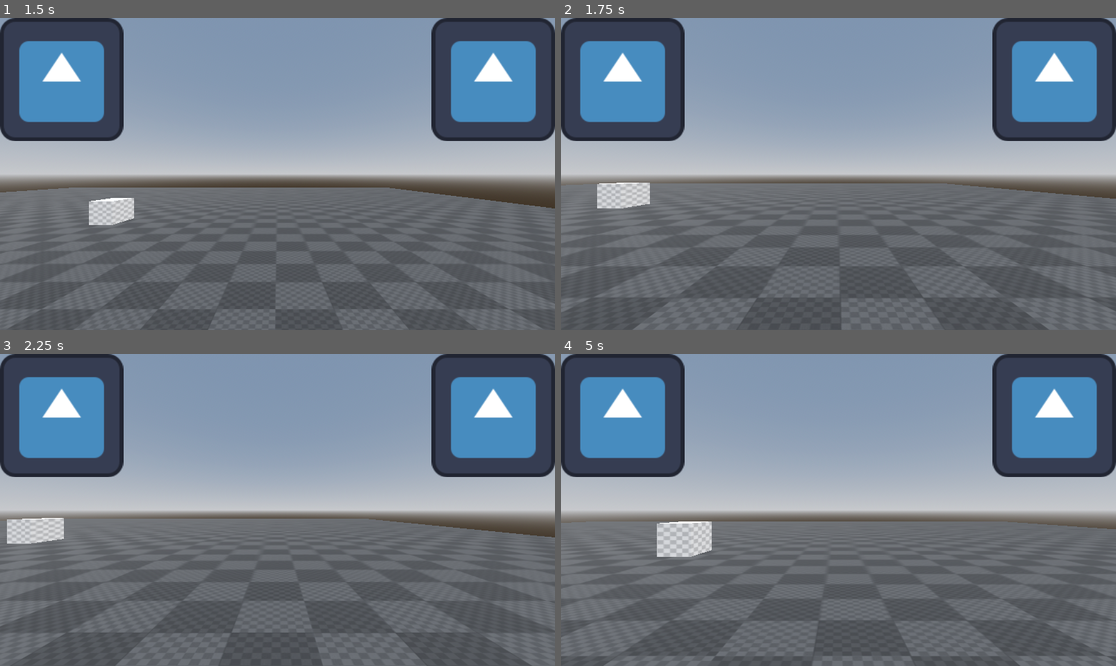
Above: before the commit, frames 1-4 (two rows, left to right).
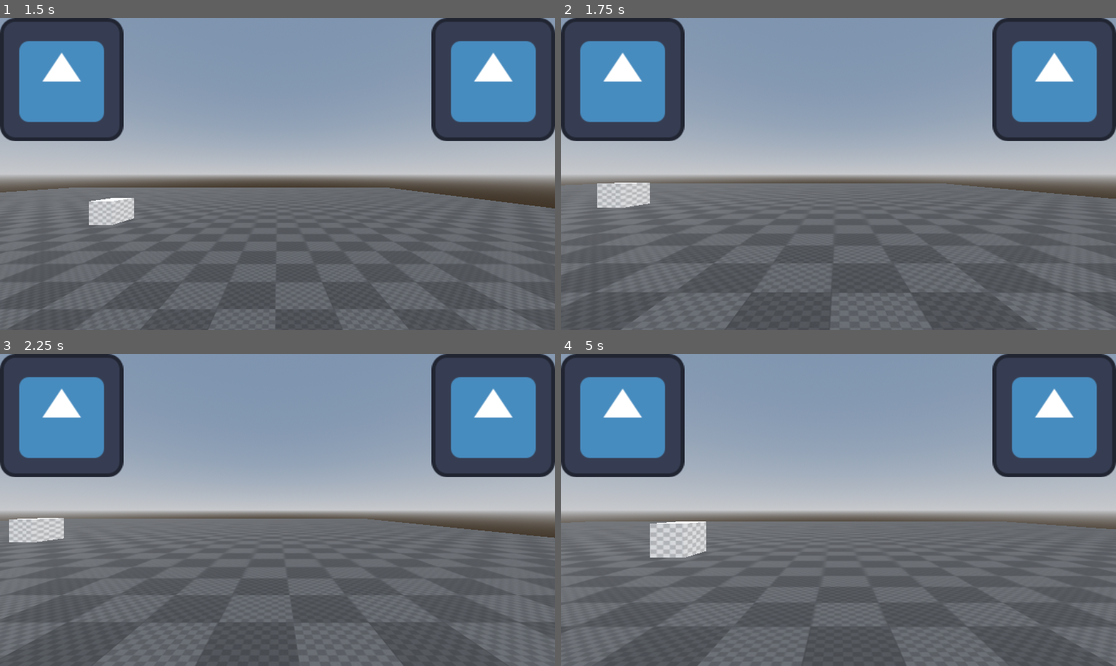
Above: after the commit, the same moments.

Repository: created-by-KHVL/Mobile-character-controller-Godot-4
Game: Godot game, scene res://Scenes/Environment.tscn
The game is run twice, just before and just after one commit, with the same random seed, the same clock (stepped at 60 frames per second) and the same inputs. The engine's default icon, where the game draws it, is replaced by a stand-in: a white triangle on a blue panel in a dark square.
Inputs (mouse positions are in pixels of both pictures, inside the frame that each line leads up to):
- Up to frame 1 (1.5 s): tap Enter at 0.5 s; move the mouse to (399, 158) at 0.52 s; hold D (move_right) 0.53-1.25 s; hold Shift (run) 0.53-1.25 s; click (399, 158) at 0.67 s; tap Space (jump) at 0.77 s; drag from (166, 189) to (249, 236) at 1.27 s
- Up to frame 2 (1.75 s): no input
- Up to frame 3 (2.25 s): move the mouse to (333, 441) at 2.02 s; hold D (move_right) from 2.03 s (still down); hold Shift (run) from 2.03 s (still down)
- Up to frame 4 (5 s): release D (move_right) at 2.75 s; release Shift (run) at 2.75 s; drag from (810, 572) to (672, 463) at 2.77 s; move the mouse to (1005, 556) at 3.52 s; hold A (move_left) 3.53-4.25 s; hold Shift (run) 3.53-4.25 s; tap Space (jump) at 3.77 s; drag from (672, 463) to (755, 432) at 4.27 s

Frame 1 is identical in both runs. In frame 2, 1.4% of the frame differs, in the area x 0-100%, y 52-100%; in frame 3, 3.6%; in frame 4, 3.9%, in the area x 0-100%, y 53-100%.

Commit message:
Added deadzone for left and right finger actions

Diff:
--- a/Scripts/Touch_input_.gd
+++ b/Scripts/Touch_input_.gd
@@ -68,12 +68,12 @@
 
 func left_finger_action():
 	var left_finger_length: float = left_finger_start_position.distance_to(left_finger_current_position) / 10
-	const deadzone_length = 20
+	const deadzone_length = 10 #This changes the value of the deadzone
 	if left_finger_length > deadzone_length:
 		left_finger_direction = left_finger_start_position.direction_to(left_finger_current_position)
 
 func right_finger_action():
 	var right_finger_length: float = right_finger_start_position.distance_to(right_finger_current_position) / 10
-	const deadzone_length = 20
+	const deadzone_length = 10 #This changes the value of the deadzone
 	if right_finger_length > deadzone_length:
 		right_finger_direction = right_finger_start_position.direction_to(right_finger_current_position)
